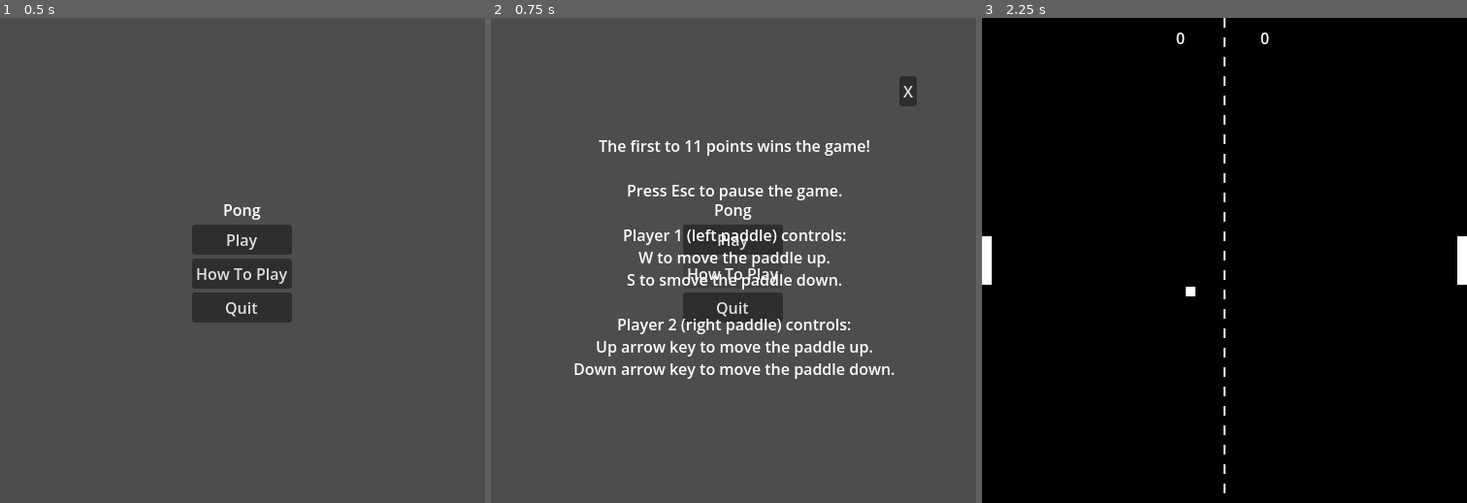
Above: before the commit, frames 1-3 (left to right).
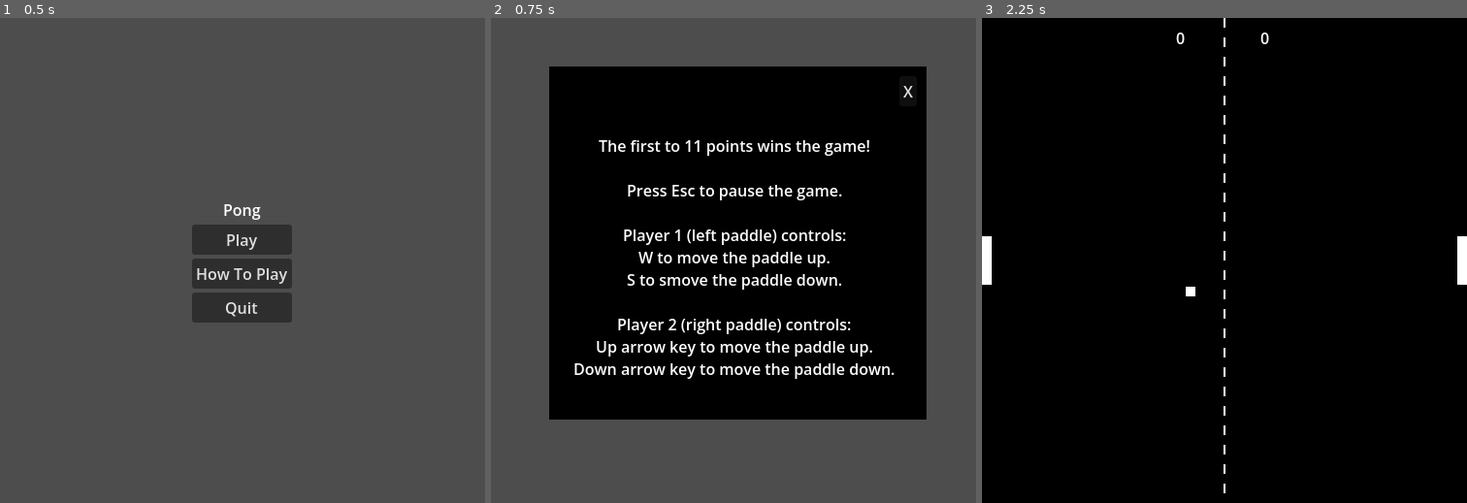
Above: after the commit, the same moments.

Repository: emilabraham/pong
Game: Godot game, scene res://main_menu.tscn
Two runs of this game, one before a commit and one after it. Both use one fixed random seed, a clock stepped at 60 frames per second and the inputs below.
Inputs:
- Up to frame 1 (0.5 s): no input
- Up to frame 2 (0.75 s): click "How To Play" at 0.5 s
- Up to frame 3 (2.25 s): click "X" at 1.25 s; click "Play" at 2 s

Frame 1 is identical in both runs. In frame 2, 54% of the frame differs, in the area x 12-90%, y 10-83%; in frame 3, nothing differs.

Commit message:
add black background how to play

Diff:
--- a/main_menu.tscn
+++ b/main_menu.tscn
@@ -1,8 +1,8 @@
-[gd_scene load_steps=2 format=3 uid="uid://s7wgnbiqw150"]
+[gd_scene format=3 uid="uid://s7wgnbiqw150"]
 
 [ext_resource type="Script" uid="uid://4m81pbcfjof2" path="res://main_menu.gd" id="1_06t4h"]
 
-[node name="MainMenu" type="Control"]
+[node name="MainMenu" type="Control" unique_id=1555612887]
 layout_mode = 3
 anchors_preset = 15
 anchor_right = 1.0
@@ -11,34 +11,41 @@
 grow_vertical = 2
 script = ExtResource("1_06t4h")
 
-[node name="CenterContainer" type="CenterContainer" parent="."]
+[node name="CenterContainer" type="CenterContainer" parent="." unique_id=337021023]
 layout_mode = 0
 offset_right = 500.0
 offset_bottom = 500.0
 
-[node name="VBoxContainer" type="VBoxContainer" parent="CenterContainer"]
+[node name="VBoxContainer" type="VBoxContainer" parent="CenterContainer" unique_id=1985829552]
 layout_mode = 2
 
-[node name="GameTitle" type="Label" parent="CenterContainer/VBoxContainer"]
+[node name="GameTitle" type="Label" parent="CenterContainer/VBoxContainer" unique_id=1116973436]
 layout_mode = 2
 text = "Pong"
 horizontal_alignment = 1
 
-[node name="PlayButton" type="Button" parent="CenterContainer/VBoxContainer"]
+[node name="PlayButton" type="Button" parent="CenterContainer/VBoxContainer" unique_id=1568140596]
 layout_mode = 2
 text = "Play"
 
-[node name="HowToPlayButton" type="Button" parent="CenterContainer/VBoxContainer"]
+[node name="HowToPlayButton" type="Button" parent="CenterContainer/VBoxContainer" unique_id=1144004954]
 layout_mode = 2
 text = "How To Play"
 
-[node name="QuitButton" type="Button" parent="CenterContainer/VBoxContainer"]
+[node name="QuitButton" type="Button" parent="CenterContainer/VBoxContainer" unique_id=826872285]
 layout_mode = 2
 text = "Quit"
 
-[node name="HowToPlayCanvas" type="CanvasLayer" parent="."]
+[node name="HowToPlayCanvas" type="CanvasLayer" parent="." unique_id=2093176671]
 
-[node name="RichTextLabel" type="RichTextLabel" parent="HowToPlayCanvas"]
+[node name="Background" type="ColorRect" parent="HowToPlayCanvas" unique_id=898300259]
+offset_left = 60.0
+offset_top = 50.0
+offset_right = 449.0
+offset_bottom = 414.0
+color = Color(0, 0, 0, 1)
+
+[node name="RichTextLabel" type="RichTextLabel" parent="HowToPlayCanvas" unique_id=11654456]
 offset_left = 80.0
 offset_top = 90.0
 offset_right = 423.0
@@ -57,7 +64,7 @@
 horizontal_alignment = 1
 vertical_alignment = 1
 
-[node name="CloseButton" type="Button" parent="HowToPlayCanvas"]
+[node name="CloseButton" type="Button" parent="HowToPlayCanvas" unique_id=66424226]
 offset_left = 421.0
 offset_top = 60.0
 offset_right = 439.0
